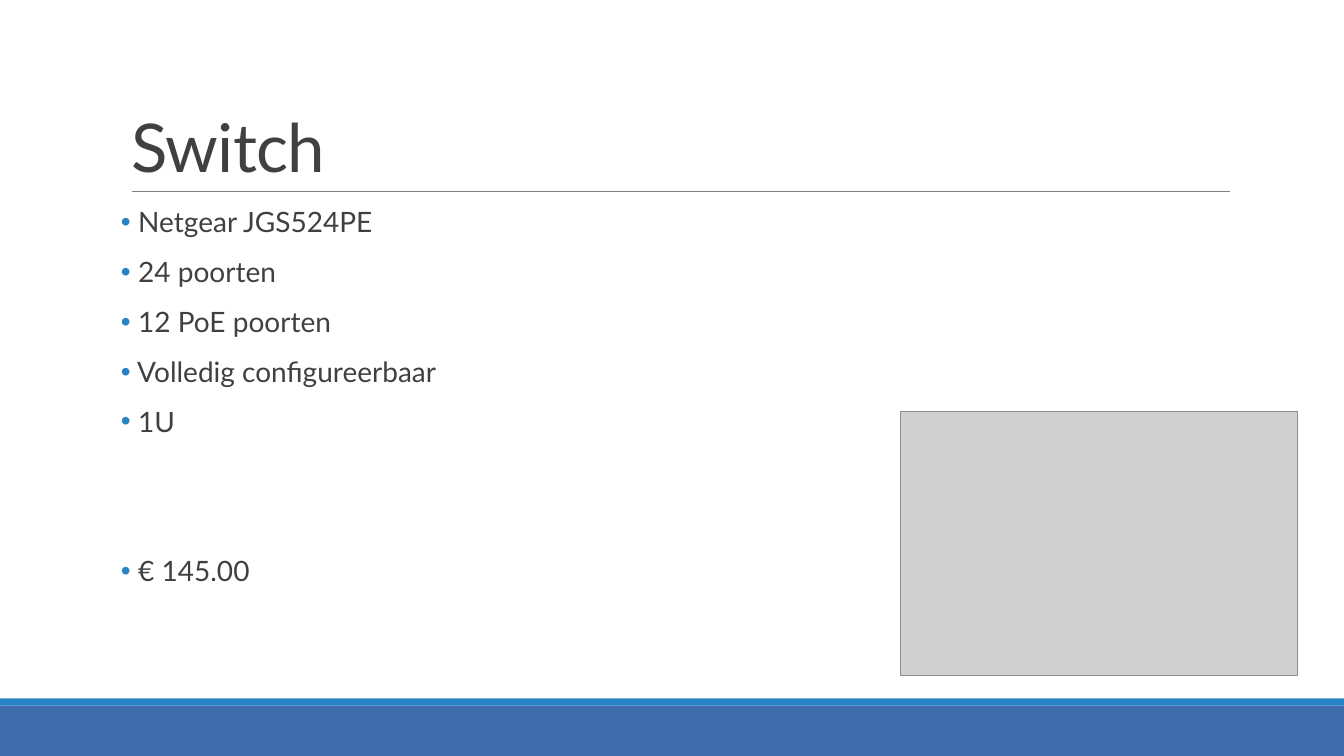
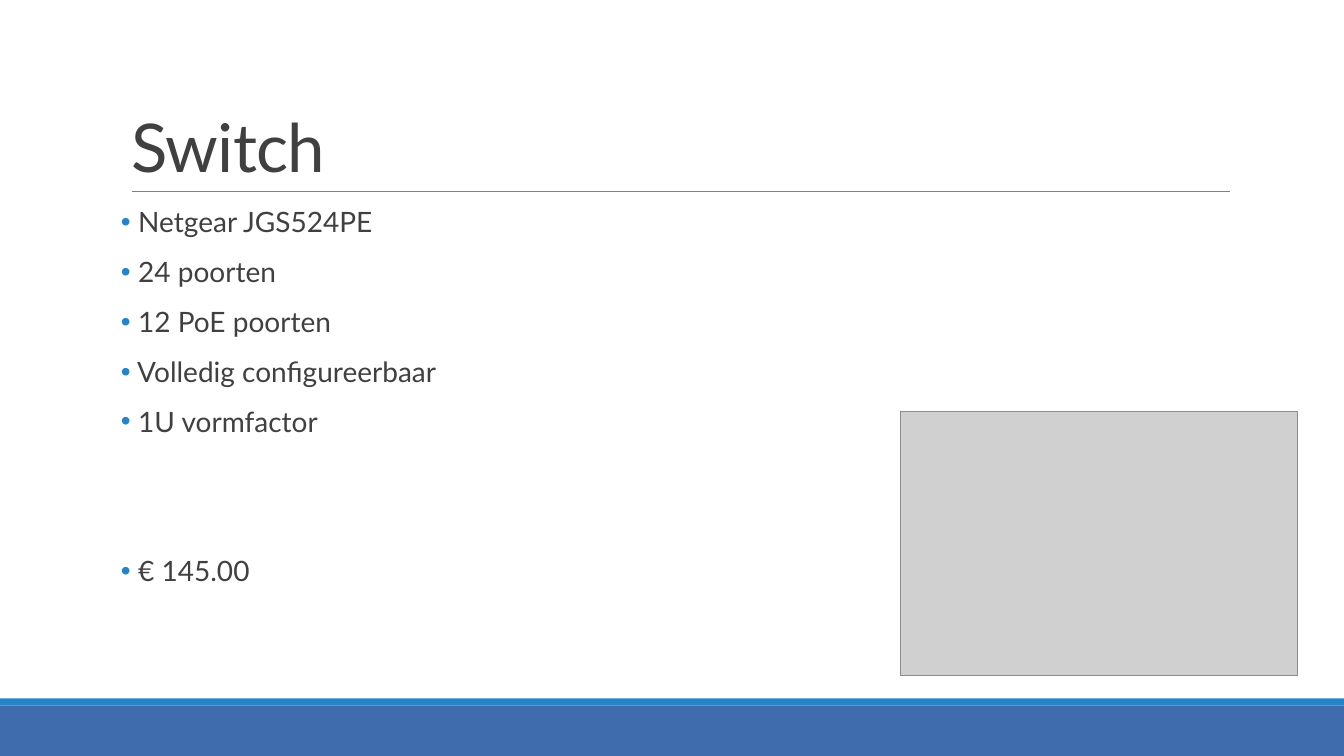
Before and after one commit to JensVL/projecten2, a slide deck: slide 8 of opdracht03/G36/Voorstelling G36.pptx. Drawn at 1344x756 pixels with LibreOffice and Linux fonts; fonts in the diff are those of the drawing; grey boxes stand for pictures. Boxes give left, top, right and bottom in pixels: in the first picture for what was removed or moved away, otherwise in the second. Text is boxed around its words. In the diff, an @@ line names an element or a change of style, - is before the commit and + after.

```diff
--- a/opdracht03/G36/Voorstelling G36.pptx
+++ b/opdracht03/G36/Voorstelling G36.pptx
@@ text at [138, 411, 318, 433]: text changed @@
-• 1U
+• 1U vormfactor
```
Also in this commit, not shown: 8 other slides changed.
